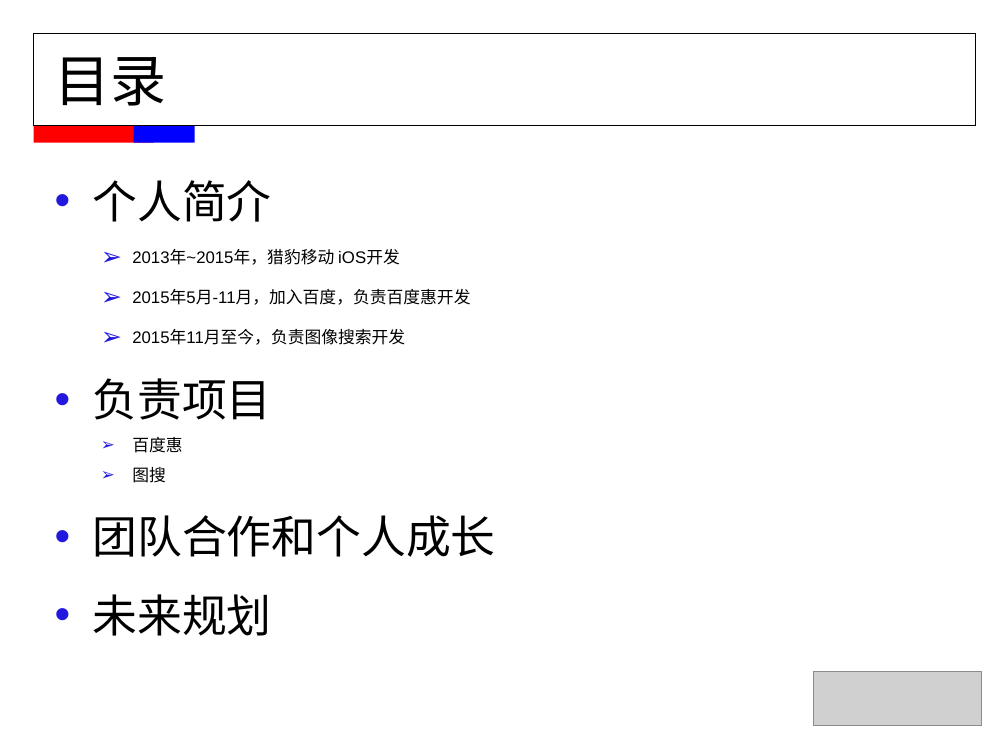
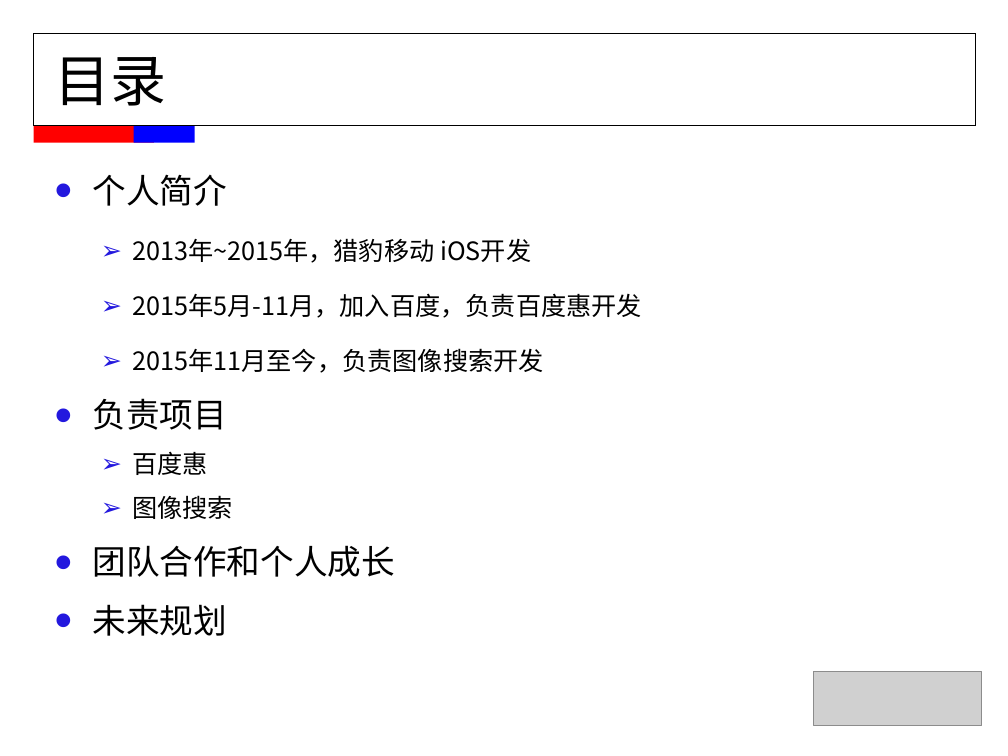
Before and after one commit to FridayAndHoliday/ElenaCodeManager, a slide deck: slide 2 of document/MMS职称评定-董伟平.ppt. Drawn at 1008x756 pixels with LibreOffice and Linux fonts; fonts in the diff are those of the drawing; grey boxes stand for pictures. Boxes give left, top, right and bottom in pixels: in the first picture for what was removed or moved away, otherwise in the second. Text is boxed around its words. In the diff, an @@ line names an element or a change of style, - is before the commit and + after.

```diff
--- a/document/MMS职称评定-董伟平.ppt
+++ b/document/MMS职称评定-董伟平.ppt
@@ text at (x1=92, y1=174, x2=642, y2=636): size 32 to 24 pt in "个人简介", "负责项目", "团队合作和个人成长", "未来规划"; size 12 to 18 pt, font Arial to Noto Sans CJK SC in "2013年~2015年，猎豹移动 iOS开发", "2015年5月-11月，加入百度，负责百度惠开发", "2015年11月至今，负责图像搜索开发", "百度惠"; less space between paragraphs; more space between paragraphs @@
@@ text at (x1=132, y1=495, x2=233, y2=519): text changed; size 12 to 18 pt; font Arial to Noto Sans CJK SC @@
-  ➢ 图搜
+  ➢ 图像搜索
```
Also in this commit, not shown: 8 other slides changed, 2 slides added, 3 slides removed.
